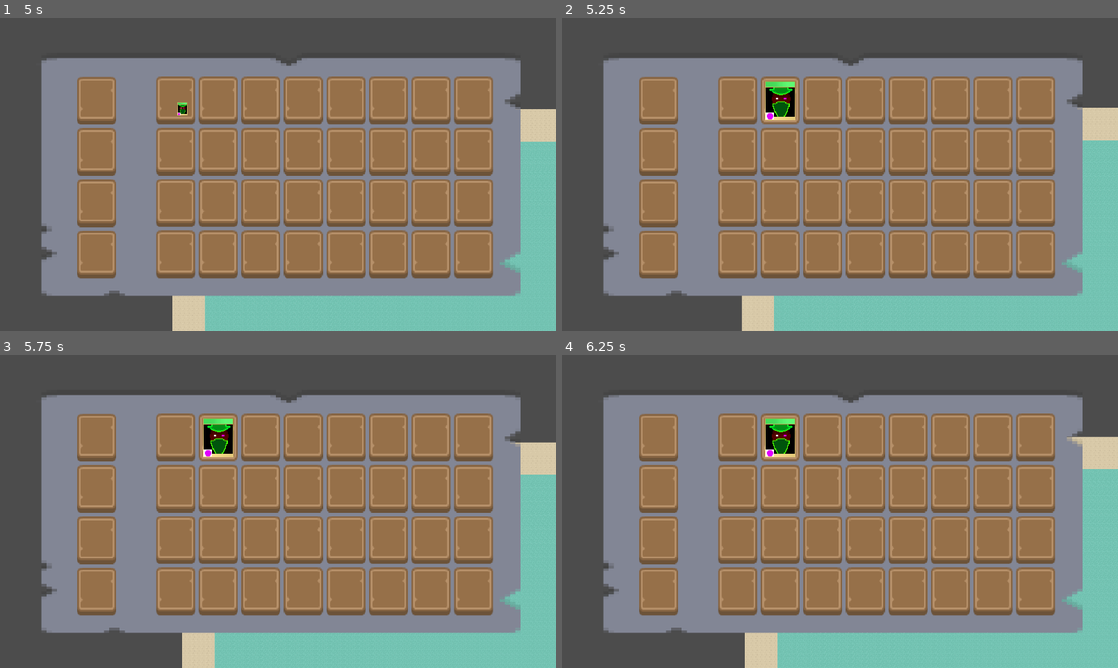
Above: before the commit, frames 1-4 (two rows, left to right).
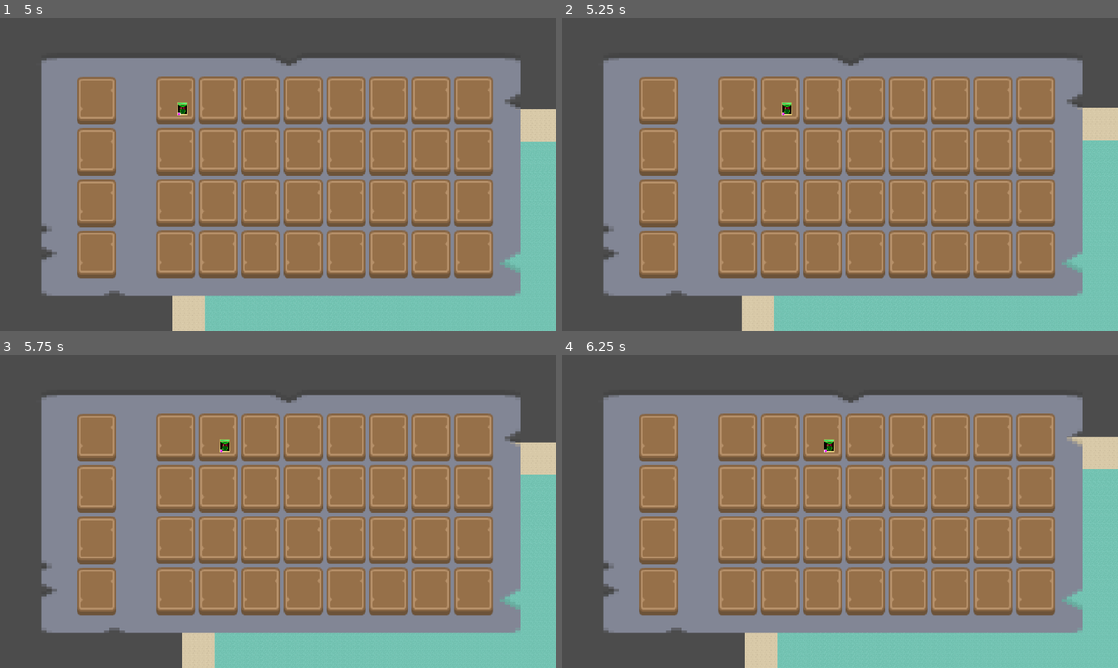
Above: after the commit, the same moments.

Repository: EmeraldKnight2814/iHaveCrabs
Game: Godot game, scene res://World/Main.tscn
Same seed, same stepped clock (60 frames per second), same inputs: the game is played once before the commit and once after it.
Inputs (mouse positions are in pixels of both pictures, inside the frame that each line leads up to):
- Up to frame 1 (5 s): tap Enter at 0.5 s; move the mouse to (400, 158) at 0.52 s; hold Right (ui_right) 0.53-1.28 s; click (400, 158) at 0.6 s; tap Space (ui_select) at 0.77, 1.52, 3.02, 3.77, 4.52 s; move the mouse to (166, 190) at 1.27 s; hold Down (ui_down) 1.28-2.03 s; tap Z (pickup) at 1.35 s; click (166, 190) at 1.42 s; move the mouse to (333, 105) at 2.02 s; hold Right (ui_right) 2.03-2.78 s; hold Q (swap_weapon) 2.03-2.78 s; click (333, 105) at 2.17 s; move the mouse to (250, 237) at 2.77 s; hold Up (ui_up) 2.78-3.53 s; tap Mouse wheel up (zoom_in) at 2.85 s; click (250, 237) at 2.92 s; move the mouse to (444, 221) at 3.52 s; hold Mouse wheel down (zoom_out) 3.53-4.28 s; hold Left (ui_left) from 3.53 s (still down); click (444, 221) at 3.67 s; tap E (inventory) at 4.15 s; move the mouse to (177, 99) at 4.27 s; click (177, 99) at 4.35 s
- Up to frame 2 (5.25 s): move the mouse to (778, 99) at 5.02 s; release Left (ui_left) at 5.03 s; hold Down (ui_down) from 5.03 s (still down); hold Z (pickup) from 5.03 s (still down); click (778, 99) at 5.17 s
- Up to frame 3 (5.75 s): keep holding Down (ui_down); keep holding Z (pickup)
- Up to frame 4 (6.25 s): move the mouse to (823, 436) at 5.77 s; release Down (ui_down) at 5.78 s; release Z (pickup) at 5.78 s; hold Right (ui_right) from 5.78 s (still down); tap Q (swap_weapon) at 5.85 s; click (823, 436) at 5.92 s; tap Space (ui_select) at 6.02 s

Frame 1 is identical in both runs. In frame 2, 0.8% of the frame differs, in the area x 35-43%, y 20-34%; in frame 3, 0.8%; in frame 4, 0.8%, in the area x 35-49%, y 20-34%.
Error after the commit: Invalid get index 'P' (on base: 'Dictionary'). (res://Inventory/inventory.gd:17)

Commit message:
Still fixing inventory

Diff:
--- a/Data/ItemData.json
+++ b/Data/ItemData.json
@@ -8,11 +8,77 @@
     "Description": "It eats nothing important, don't worry"
   },
   "Card_C": {
-    "Type": "E",
+    "Type": "P",
     "Description": "The world mannnn"
   },
   "Card_D": {
-    "Type": "X",
+    "Type": "P",
     "Description": "WHOA ITS COOL"
+  },
+  "Card_E": {
+    "Type": "P"
+  },
+  "Card_F": {
+    "Type": "P"
+  },
+  "Card_G": {
+    "Type": "P"
+  },
+  "Card_H": {
+    "Type": "P"
+  },
+  "Card_I": {
+    "Type": "P"
+  },
+  "Card_J": {
+    "Type": "P"
+  },
+  "Card_K": {
+    "Type": "P"
+  },
+  "Card_L": {
+    "Type": "P"
+  },
+  "Card_M": {
+    "Type": "P"
+  },
+  "Card_N": {
+    "Type": "P"
+  },
+  "Card_O": {
+    "Type": "P"
+  },
+  "Card_P": {
+    "Type": "P"
+  },
+  "Card_Q": {
+    "Type": "P"
+  },
+  "Card_R": {
+    "Type": "P"
+  },
+  "Card_S": {
+    "Type": "P"
+  },
+  "Card_T": {
+    "Type": "P"
+  },
+  "Card_U": {
+    "Type": "P"
+  },
+  "Card_V": {
+    "Type": "P"
+  },
+  "Card_W": {
+    "Type": "P"
+  },
+  "Card_X": {
+    "Type": "P"
+  },
+  "Card_Y": {
+    "Type": "P"
+  },
+  "Card_Z": {
+    "Type": "P"
   }
 }
--- a/Inventory/PlayerInventory.gd
+++ b/Inventory/PlayerInventory.gd
@@ -8,7 +8,9 @@
 }
 
 var equips = {
-	0: ["Card_A"]
+	0: ["Card_A"],
+	1: ["Card_G"],
+	2: ["Card_L"]
 }
 
 func add_item(item_name):
@@ -20,9 +22,11 @@
 
 func add_item_to_empty_slot(item: ItemClass, slot: SlotClass):
 	inventory[slot.slot_index] = [item.item_name]
+	equips[slot.slot_index] = [item.item_name]
 
 func remove_item(slot: SlotClass):
 	inventory.erase(slot.slot_index)
+	equips.erase(slot.slot_index)
 
 func update_slot_visual(slot_index, item_name):
 	var slot = get_tree().root.get_node("/root/Main/HUD/Inventory/GridContainer/Slot" + str(slot_index + 1))
--- a/Inventory/Slot.gd
+++ b/Inventory/Slot.gd
@@ -11,10 +11,13 @@
 var slot_index
 
 enum SlotType {
+	HOTBAR = 0,
 	INVENTORY,
 	PCARD,
 	XCARD
 }
+
+var slotType = null
 
 func _ready():
 	default_style = StyleBoxTexture.new()
@@ -35,16 +38,14 @@
 
 func pickFromSlot():
 	remove_child(item)
-	var inventoryNode = find_parent("Inventory")
-	inventoryNode.add_child(item)
+	find_parent("HUD").add_child(item)
 	item = null
 	refresh_style()
 
 func putIntoSlot(new_item):
 	item = new_item
 	item.position = Vector2(0,0)
-	var inventoryNode = find_parent("Inventory")
-	inventoryNode.remove_child(item)
+	find_parent("HUD").remove_child(item)
 	add_child(item)
 	refresh_style()
 
--- a/Inventory/inventory.gd
+++ b/Inventory/inventory.gd
@@ -2,24 +2,24 @@
 
 const SlotClass = preload("res://Inventory/Slot.gd")
 onready var inventory_slots = $GridContainer
-var holding_item = null
-onready var equip_slots = $EquipSlots
+onready var equip_slots = $EquipSlots.get_children()
 
 func _ready():
 	var slots = inventory_slots.get_children()
 	for i in range(slots.size()):
 		slots[i].connect("gui_input", self, "slot_gui_input", [slots[i]])
 		slots[i].slot_index = i
-		#slots[i].slotType = SlotClass.SlotType.INVENTORY
-#	for i in range(equip_slots.size()):
-#		equip_slots[i].connect("gui_input", self, "slot_gui_input", [slots[i]])
-#		equip_slots[i].slot_index = i
-#	equip_slots[0].slotType = SlotClass.SlotType.PCARD
-#	equip_slots[1].slotType = SlotClass.SlotType.PCARD
-#	equip_slots[2].slotType = SlotClass.SlotType.PCARD
-#	equip_slots[3].slotType = SlotClass.SlotType.XCARD
-#	initialize_inventory()
-#	initialize_equips()
+		slots[i].slotType = SlotClass.SlotType.INVENTORY
+
+	for i in range(equip_slots.size()):
+		equip_slots[i].connect("gui_input", self, "slot_gui_input", [equip_slots[i]])
+		equip_slots[i].slot_index = i
+	equip_slots[0].slotType = SlotClass.SlotType.P
+	equip_slots[1].slotType = SlotClass.SlotType.P
+	equip_slots[2].slotType = SlotClass.SlotType.P
+	equip_slots[3].slotType = SlotClass.SlotType.X
+	initialize_inventory()
+	initialize_equips()
 
 func initialize_inventory():
 	var slots = inventory_slots.get_children()
@@ -28,42 +28,56 @@
 			slots[i].initialize_item(PlayerInventory.inventory[i][0])
 
 func initialize_equips():
-	var slots = equip_slots.get_children()
-	for i in range(slots.size()):
+	for i in range(equip_slots.size()):
 		if PlayerInventory.equips.has(i):
 			equip_slots[i].initialize_item(PlayerInventory.equips[i][0])
 
 func slot_gui_input(event: InputEvent, slot: SlotClass):
 	if event is InputEventMouseButton:
 		if event.button_index == BUTTON_LEFT && event.pressed:
-			if holding_item != null:
+			if find_parent("HUD").holding_item != null:
 				if !slot.item:
 					left_click_empty_slot(slot)
 				else:
-					left_click_swap(event, slot)
+					if find_parent("HUD").holding_item.item_name != slot.item.item_name:
+						left_click_swap(event, slot)
 			elif slot.item:
 				left_click_not_holding(slot)
 
-func _input(_event):
-	if holding_item:
-		holding_item.global_position = get_global_mouse_position()
+func _input(event):
+	if find_parent("HUD").holding_item:
+		find_parent("HUD").holding_item.global_position = get_global_mouse_position()
+
+func able_to_put_into_slot(slot: SlotClass):
+	var holding_item = find_parent("HUD").holding_item
+	if holding_item == null:
+		return true
+	var holding_item_category = JsonData.item_data[holding_item.item_name]["ItemCategory"]
+
+	if slot.slotType == SlotClass.SlotType.P:
+		return holding_item_category == "P"
+	elif slot.slotType == SlotClass.SlotType.X:
+		return holding_item_category == "X"
+	return true
 
 func left_click_empty_slot(slot: SlotClass):
-	PlayerInventory.add_item_to_empty_slot(holding_item, slot)
-	slot.putIntoSlot(holding_item)
-	holding_item = null
+	if able_to_put_into_slot(slot):
+		PlayerInventory.add_item_to_empty_slot(find_parent("HUD").holding_item, slot)
+		slot.putIntoSlot(find_parent("HUD").holding_item)
+		find_parent("HUD").holding_item = null
 
 func left_click_swap(event: InputEvent, slot: SlotClass):
-	PlayerInventory.remove_item(slot)
-	PlayerInventory.add_item_to_empty_slot(holding_item, slot)
-	var temp_item = slot.item
-	slot.pickFromSlot()
-	temp_item.global_position = event.global_position
-	slot.putIntoSlot(holding_item)
-	holding_item = temp_item
+	if able_to_put_into_slot(slot):
+		PlayerInventory.remove_item(slot)
+		PlayerInventory.add_item_to_empty_slot(find_parent("HUD").holding_item, slot)
+		var temp_item = slot.item
+		slot.pickFromSlot()
+		temp_item.global_position = event.global_position
+		slot.putIntoSlot(find_parent("HUD").holding_item)
+		find_parent("HUD").holding_item = temp_item
 
 func left_click_not_holding(slot: SlotClass):
 	PlayerInventory.remove_item(slot)
-	holding_item = slot.item
+	find_parent("HUD").holding_item = slot.item
 	slot.pickFromSlot()
-	holding_item.global_position = get_global_mouse_position()
+	find_parent("HUD").holding_item.global_position = get_global_mouse_position()
--- a/World/HUD.gd
+++ b/World/HUD.gd
@@ -2,6 +2,8 @@
 
 signal start_game
 signal unpause
+
+var holding_item = null
 
 func _on_StartButton_pressed():
 	$StartButton.hide()
